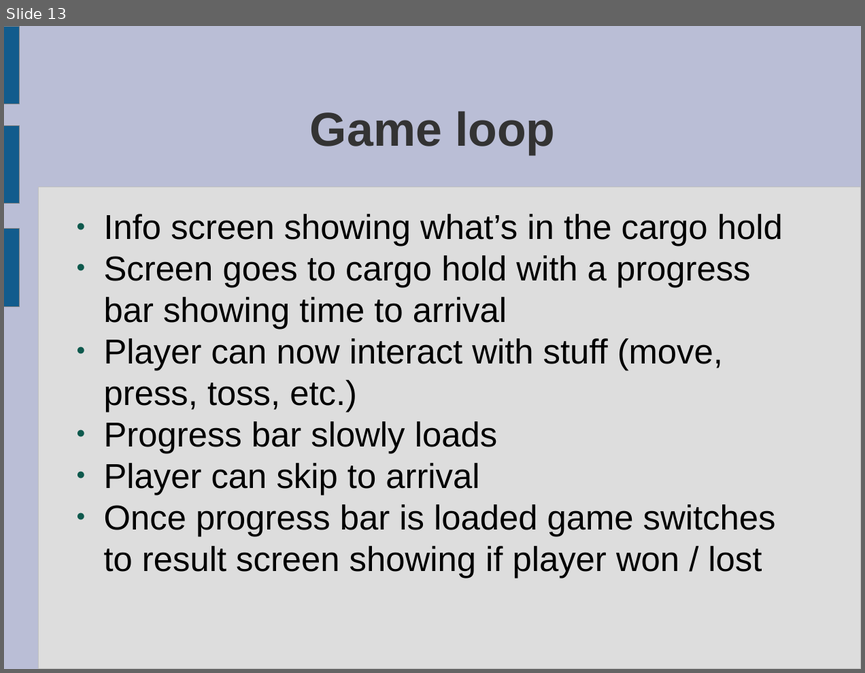
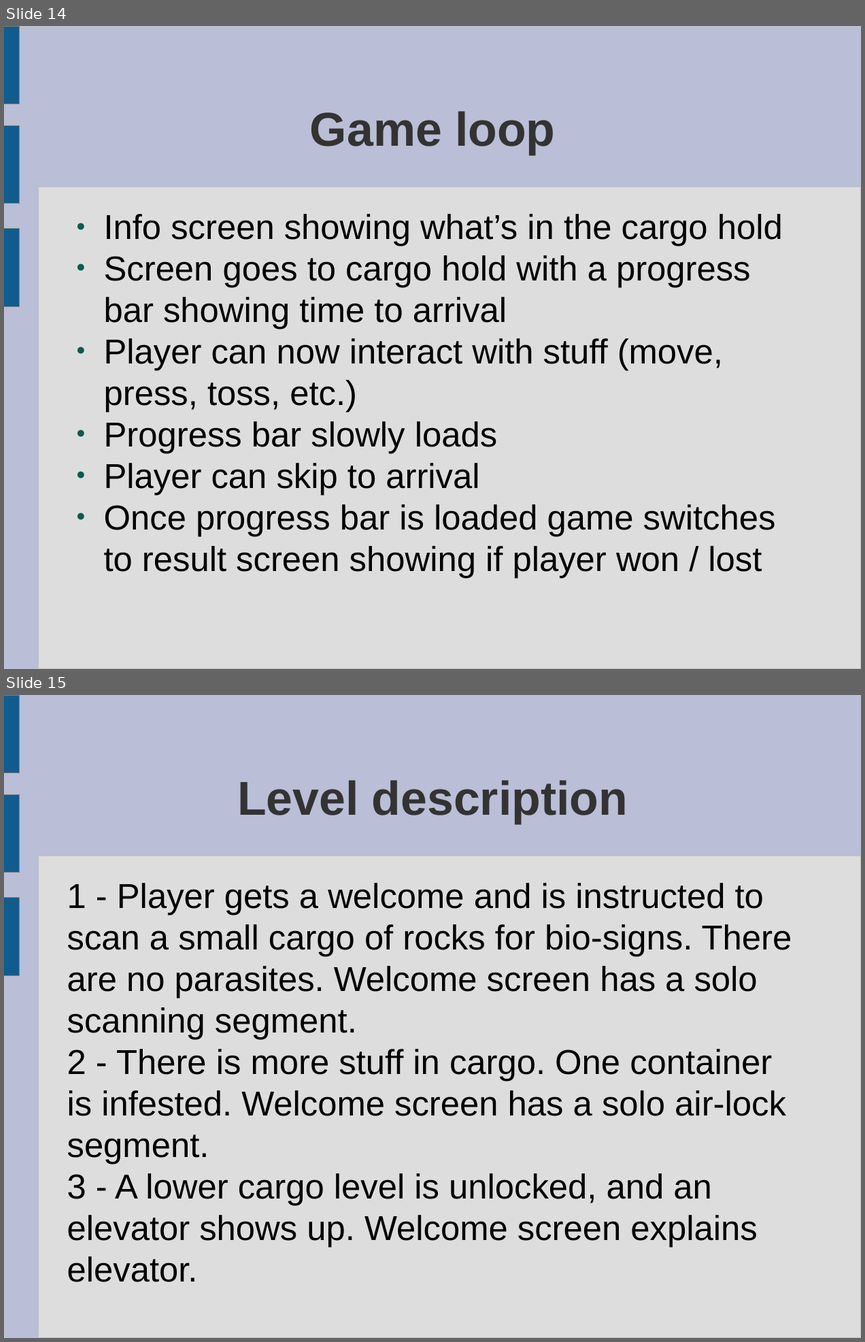
Before and after one commit to ktosox/GWJ67, a slide deck: da_plan.odp. Shown one above the other, each under a label of ours: slide 13 before the commit, slides 14 and 15 after it. The pictures are 865x673 and 865x1342 pixels, drawn with LibreOffice and Linux fonts; fonts in the diff are those of the drawing. Boxes give left, top, right and bottom in pixels: in the first picture for what was removed or moved away, otherwise in the second. Text is boxed around its words. In the diff, an @@ line names an element or a change of style, - is before the commit and + after.

Commit message:
loads of work
- added working parasite that spreads
- more game design
- added ideas for assets to the lsit

```diff
--- a/da_plan.odp
+++ b/da_plan.odp
@@ slide 15 added at [4, 695, 861, 1338], background #BABED6; not listed: 4 template elements that a slide beside it also shows @@
@@ title added at [237, 780, 628, 824], 44 pt, text #333333, bold @@
+Level description
@@ text added at [67, 883, 792, 1246], 32 pt, text #000000 @@
+1 - Player gets a welcome and is instructed to scan a small cargo of rocks for bio-signs. There are no parasites. Welcome screen has a solo scanning segment.
+2 - There is more stuff in cargo. One container is infested. Welcome screen has a solo air-lock segment.
+3 - A lower cargo level is unlocked, and an elevator shows up. Welcome screen explains elevator.
@@ what was slide 13 is now slide 14 @@
```
Also in this commit, not shown: 2 slides changed, 2 other slides added, 15 other files.
